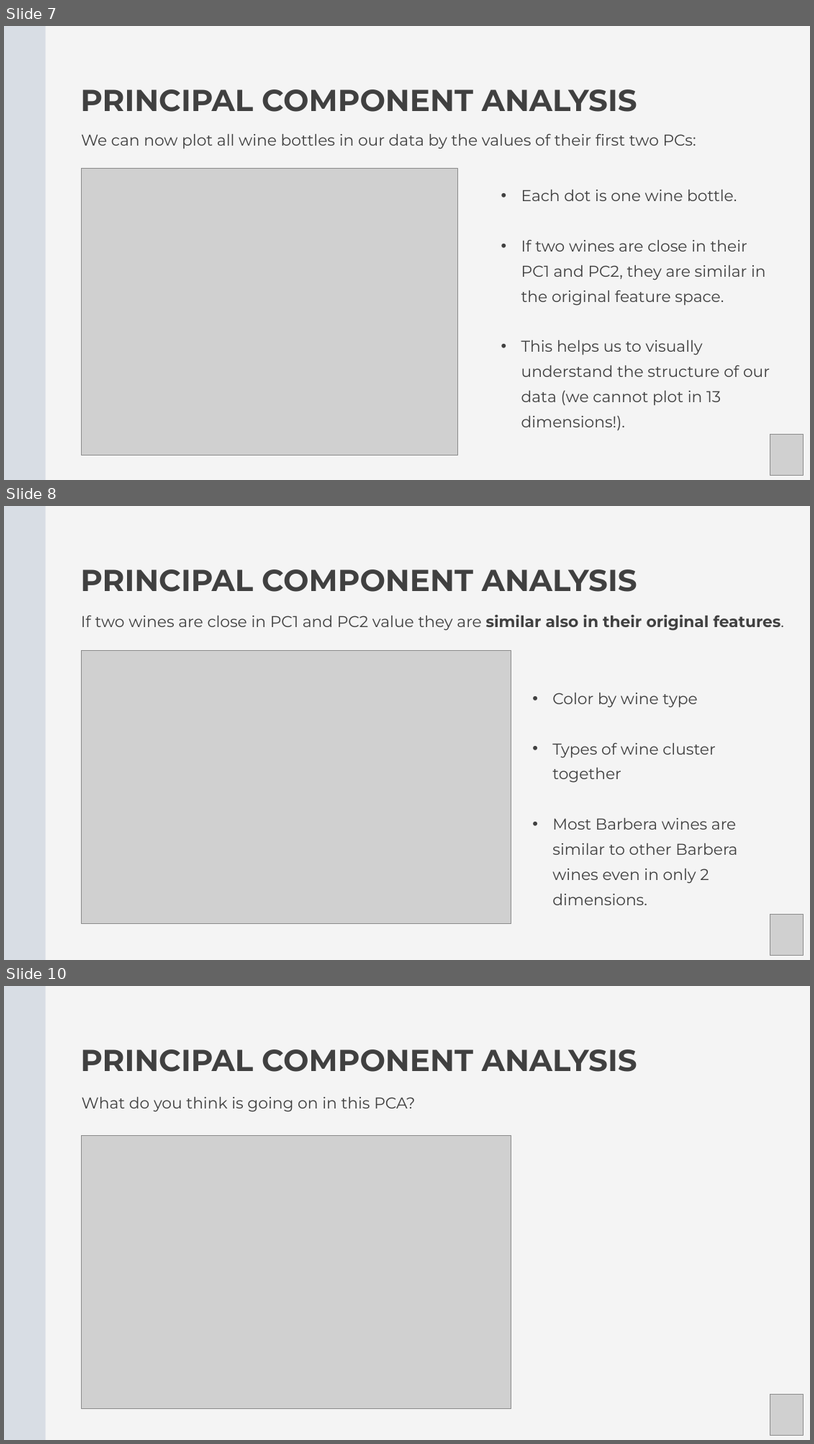
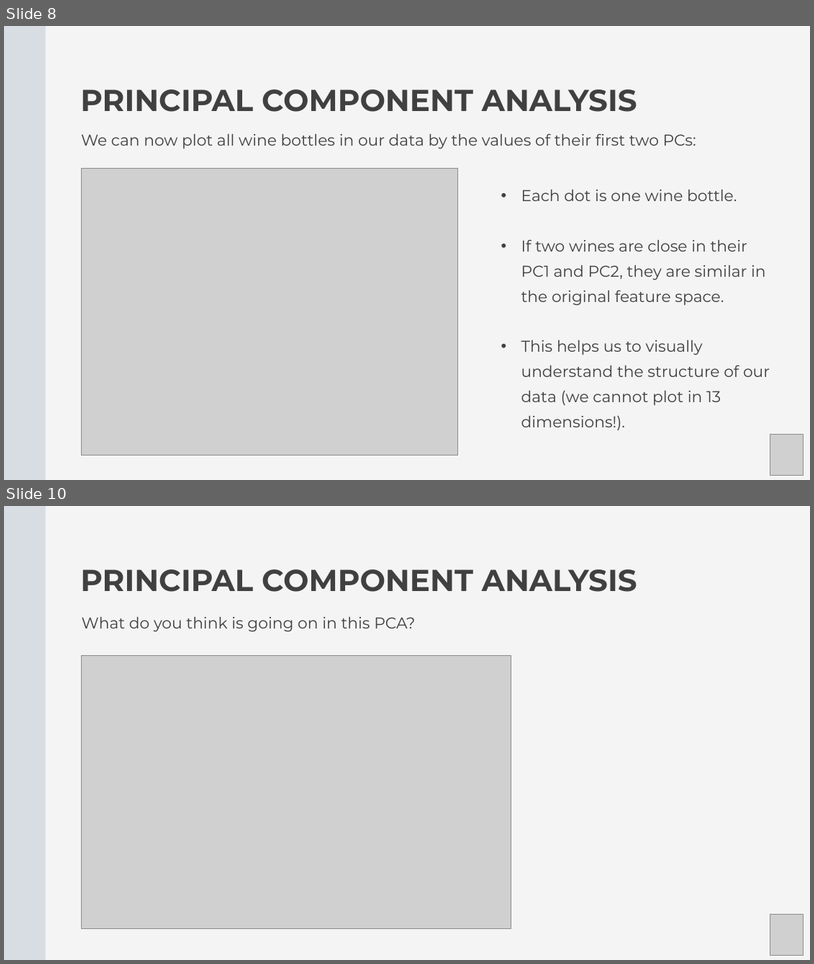
Before and after one commit to Center-for-Health-Data-Science/Foundations-of-Health-Data-Science, a slide deck: Slides/FHDS_Exploratory_Data_Analysis_Part2.pptx. Shown one above the other, each under a label of ours: slides 7, 8 and 10 before the commit, slides 8 and 10 after it; the slides between them are not shown. The pictures are 814x1444 and 814x964 pixels, drawn with LibreOffice and Linux fonts; fonts in the diff are those of the drawing; grey boxes stand for pictures. Boxes give left, top, right and bottom in pixels: in the first picture for what was removed or moved away, otherwise in the second. Text is boxed around its words. In the diff, an @@ line names an element or a change of style, - is before the commit and + after.

```diff
--- a/Slides/FHDS_Exploratory_Data_Analysis_Part2.pptx
+++ b/Slides/FHDS_Exploratory_Data_Analysis_Part2.pptx
@@ slide 8 removed at bbox=[4, 506, 810, 960], background #F4F4F4 @@
@@ freeform shape removed at bbox=[4, 506, 46, 960] @@
@@ text removed at bbox=[80, 569, 638, 592] @@
-PRINCIPAL COMPONENT ANALYSIS
@@ text removed at bbox=[81, 615, 785, 631] @@
-If two wines are close in PC1 and PC2 value they are similar also in their original features.
@@ picture removed at bbox=[81, 650, 511, 924] @@
@@ text removed at bbox=[553, 692, 738, 905] @@
-• Color by wine type
-• Types of wine cluster together
-• Most Barbera wines are similar to other Barbera wines even in only 2 dimensions.
@@ picture removed at bbox=[770, 914, 803, 955] @@
@@ what was slide 7 is now slide 8 @@
```
Also in this commit, not shown: 4 slides changed, 3 slides added, 6 other slides removed.
